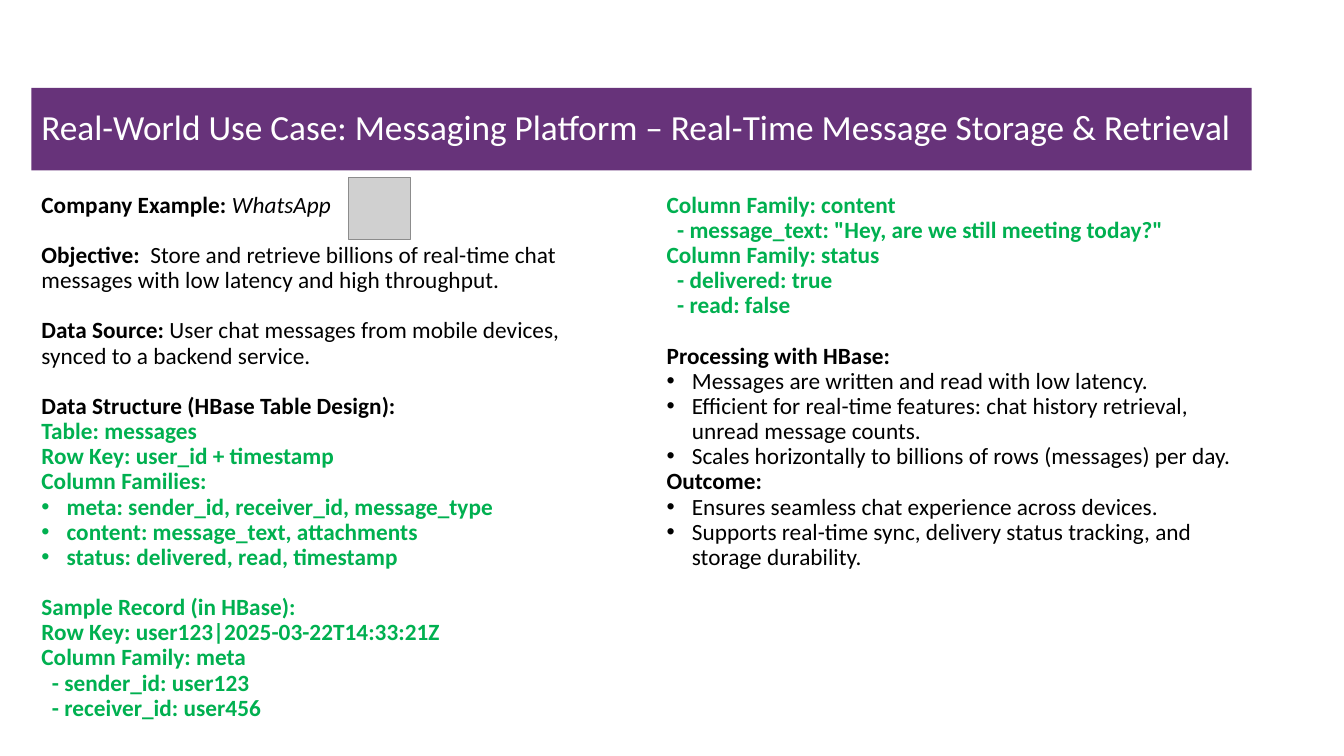
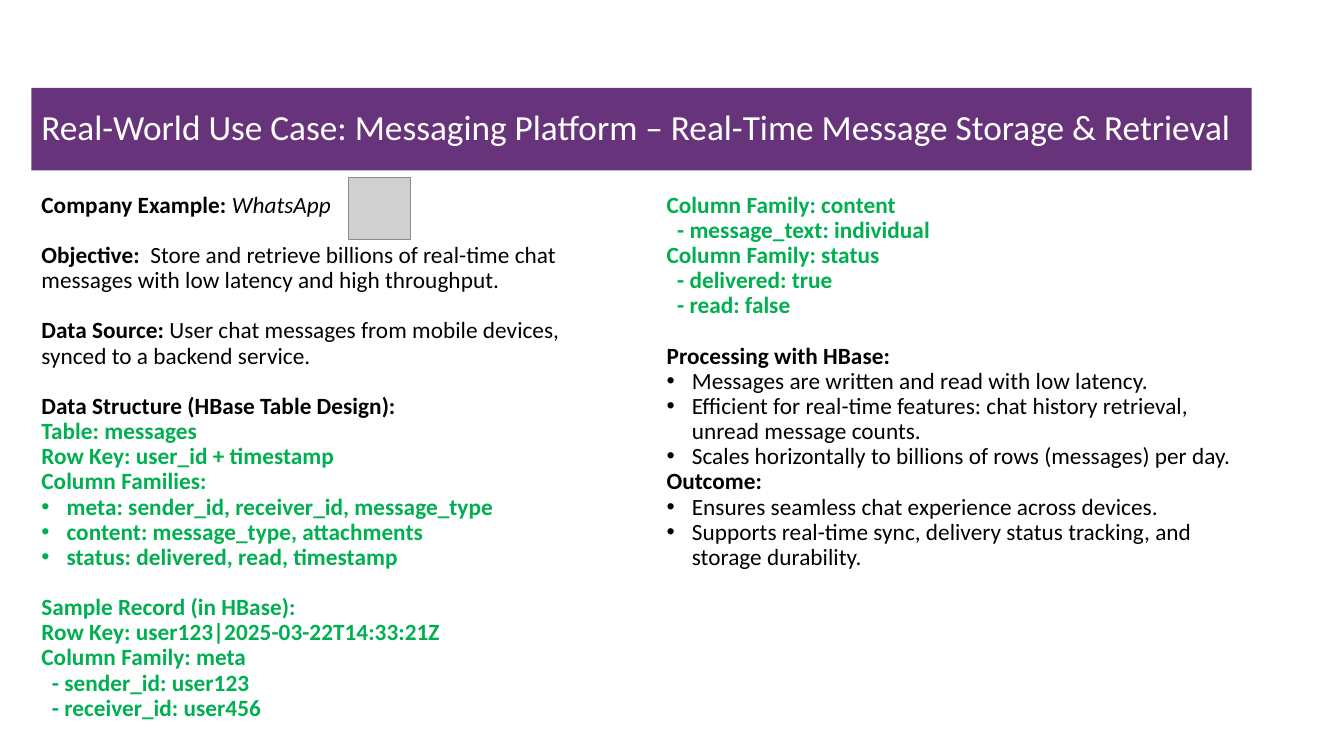
Before and after one commit to msfasha/307401-Big-Data, a slide deck: slide 18 of Lecture Notes/Section 2 - Introduction to Hadoop Eco System/2-Introduction to Hadoop Eco System.pptx. Drawn at 1344x756 pixels with LibreOffice and Linux fonts; fonts in the diff are those of the drawing; grey boxes stand for pictures; background and template pictures are left out. Boxes give left, top, right and bottom in pixels: in the first picture for what was removed or moved away, otherwise in the second. Text is boxed around its words. In the diff, an @@ line names an element or a change of style, - is before the commit and + after.

```diff
--- a/Lecture Notes/Section 2 - Introduction to Hadoop Eco System/2-Introduction to Hadoop Eco System.pptx
+++ b/Lecture Notes/Section 2 - Introduction to Hadoop Eco System/2-Introduction to Hadoop Eco System.pptx
@@ text at box(41, 196, 930, 720): text changed @@
-Row Key: user123|2025-03-22T14:33:21Z
-Column Family: meta
-- sender_id: user123
-- receiver_id: user456
-Column Family: content
-- message_text: "Hey, are we still meeting today?"
-Column Family: status
-- delivered: true
-- read: false
+Row Key: user123|2025-03-22T14:33:21Z
+Column Family: meta
+- sender_id: user123
+- receiver_id: user456
+Column Family: content
+- message_text: individual
+Column Family: status
+- delivered: true
+- read: false
@@ text at box(67, 523, 423, 544): text changed @@
-• content: message_text, attachments
+• content: message_type, attachments
```
Also in this commit, not shown: 5 other slides changed, 5 slides added, 1 slide removed, 1 other file.
